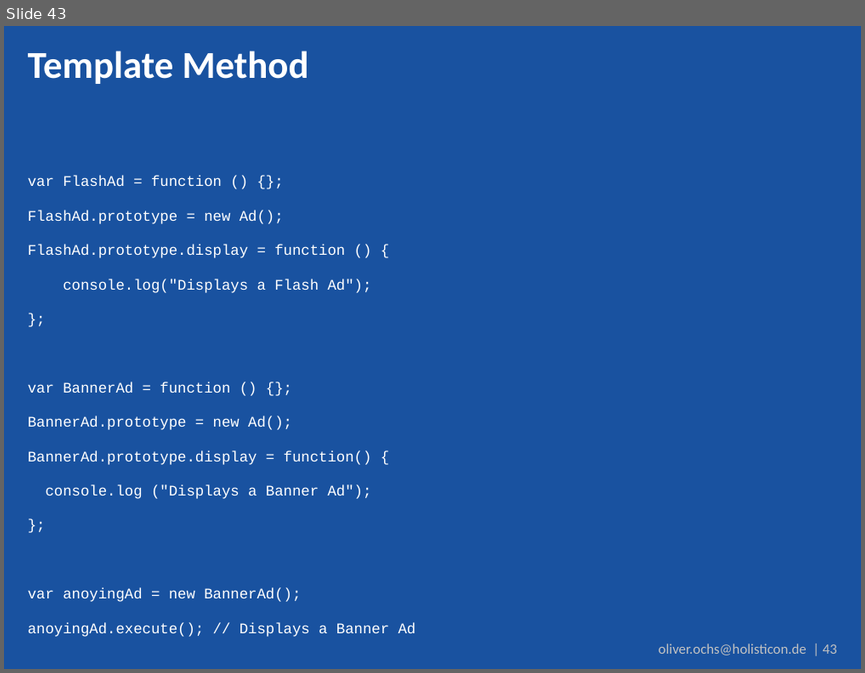
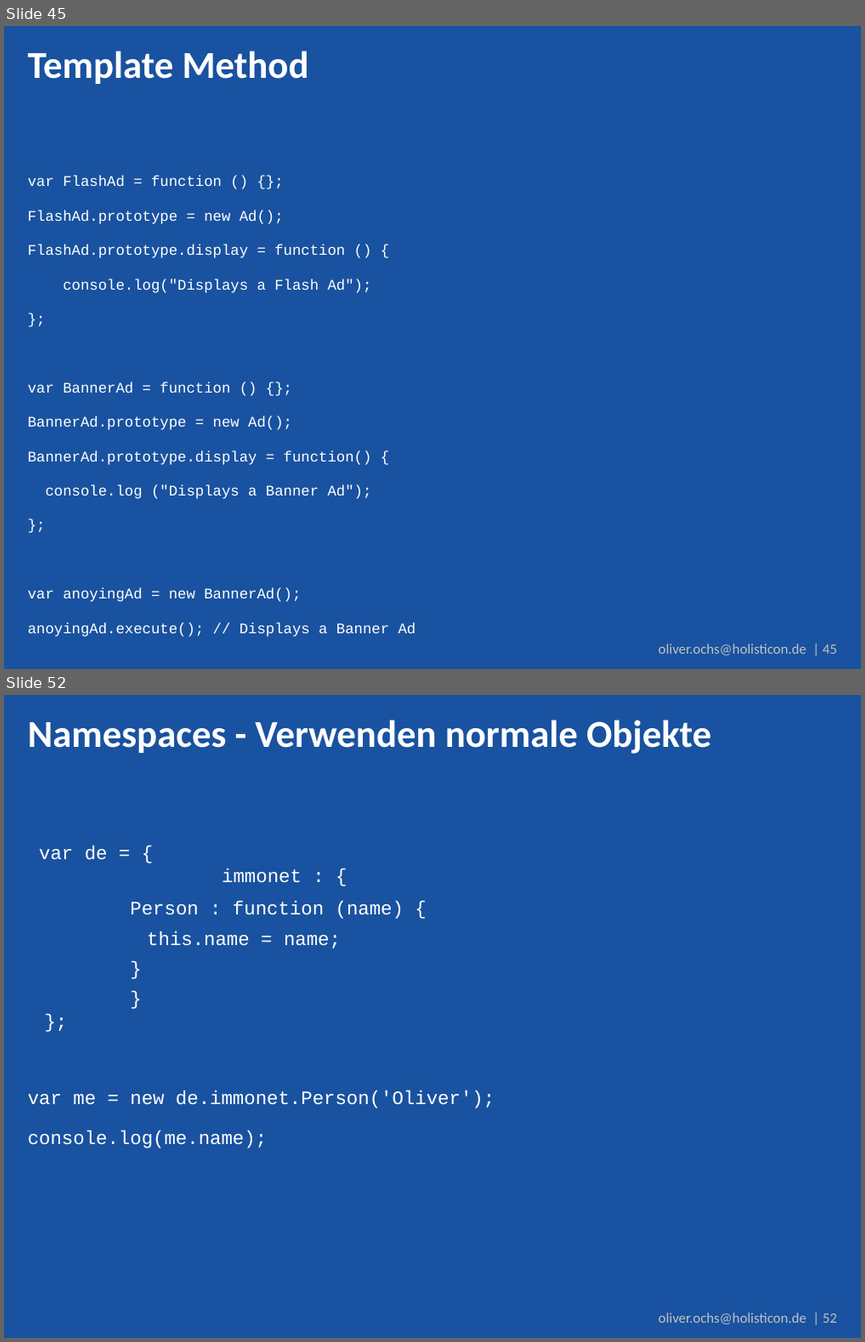
Before and after one commit to simonox/js-workshop, a slide deck: Tag 2.pptx. Shown one above the other, each under a label of ours: slide 43 before the commit, slides 45 and 52 after it; the slides between them are not shown. The pictures are 865x673 and 865x1342 pixels, drawn with LibreOffice and Linux fonts; fonts in the diff are those of the drawing; background and template pictures are left out. Boxes give left, top, right and bottom in pixels: in the first picture for what was removed or moved away, otherwise in the second. Text is boxed around its words. In the diff, an @@ line names an element or a change of style, - is before the commit and + after.

```diff
--- a/Tag 2.pptx
+++ b/Tag 2.pptx
@@ slide 52 added at bbox=[4, 695, 861, 1338], background #1952A0; not listed: 1 template element that a slide beside it also shows @@
@@ title added at bbox=[28, 720, 711, 754], 32 pt, text #FFFFFF, bold @@
+Namespaces - Verwenden normale Objekte
@@ text added at bbox=[28, 845, 494, 1148], 16 pt, text #FFFFFF @@
+var de = {
+immonet : {
+  Person : function (name) {
+  this.name = name;
+  }
+  }
+  };
+var me = new de.immonet.Person('Oliver');
+console.log(me.name);
@@ what was slide 43 is now slide 45 @@
@@ text at bbox=[658, 643, 837, 655]: text changed @@
-oliver.ochs@holisticon.de | 43
+oliver.ochs@holisticon.de | 45
```
Also in this commit, not shown: 2 slides changed, 15 other slides added.
